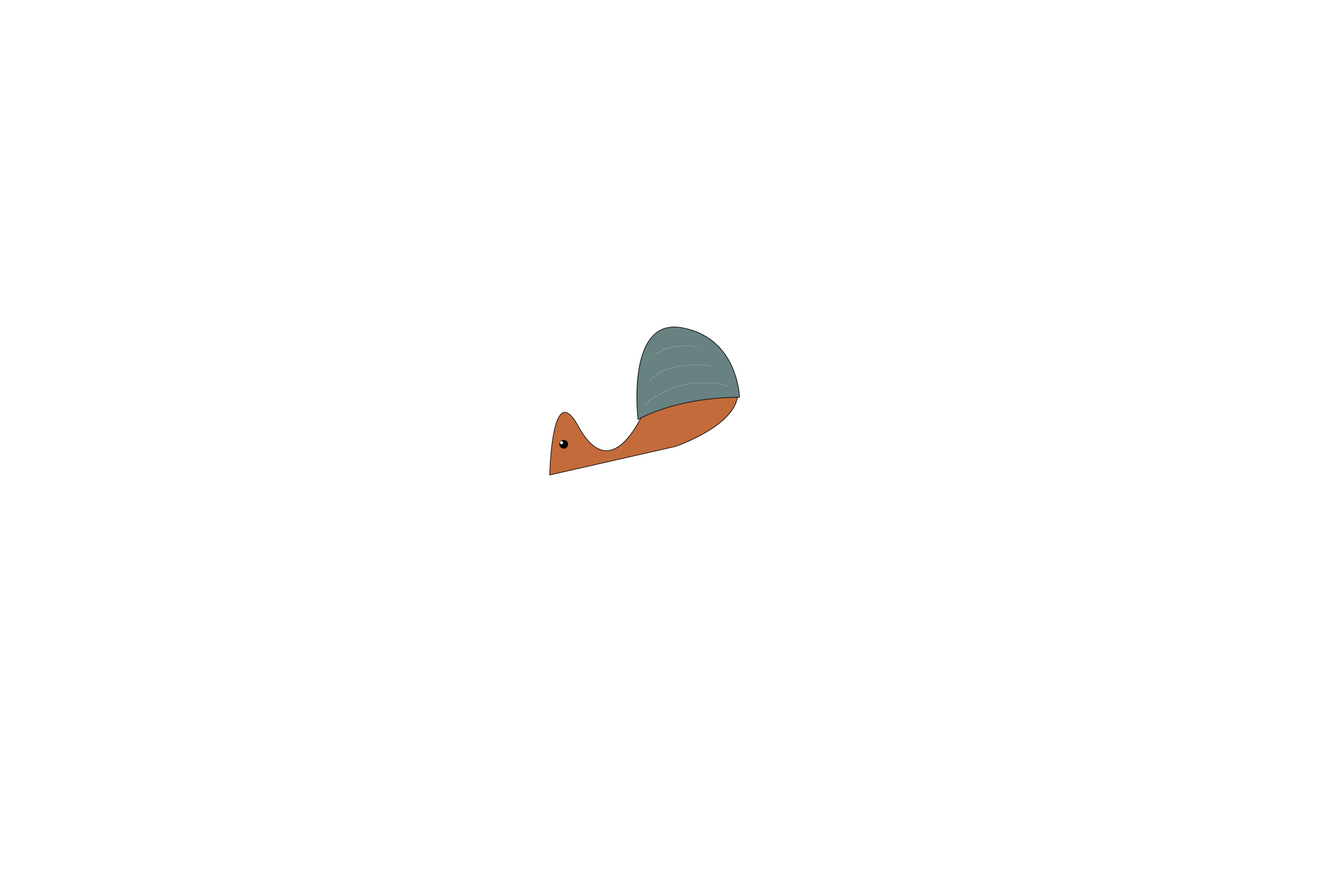
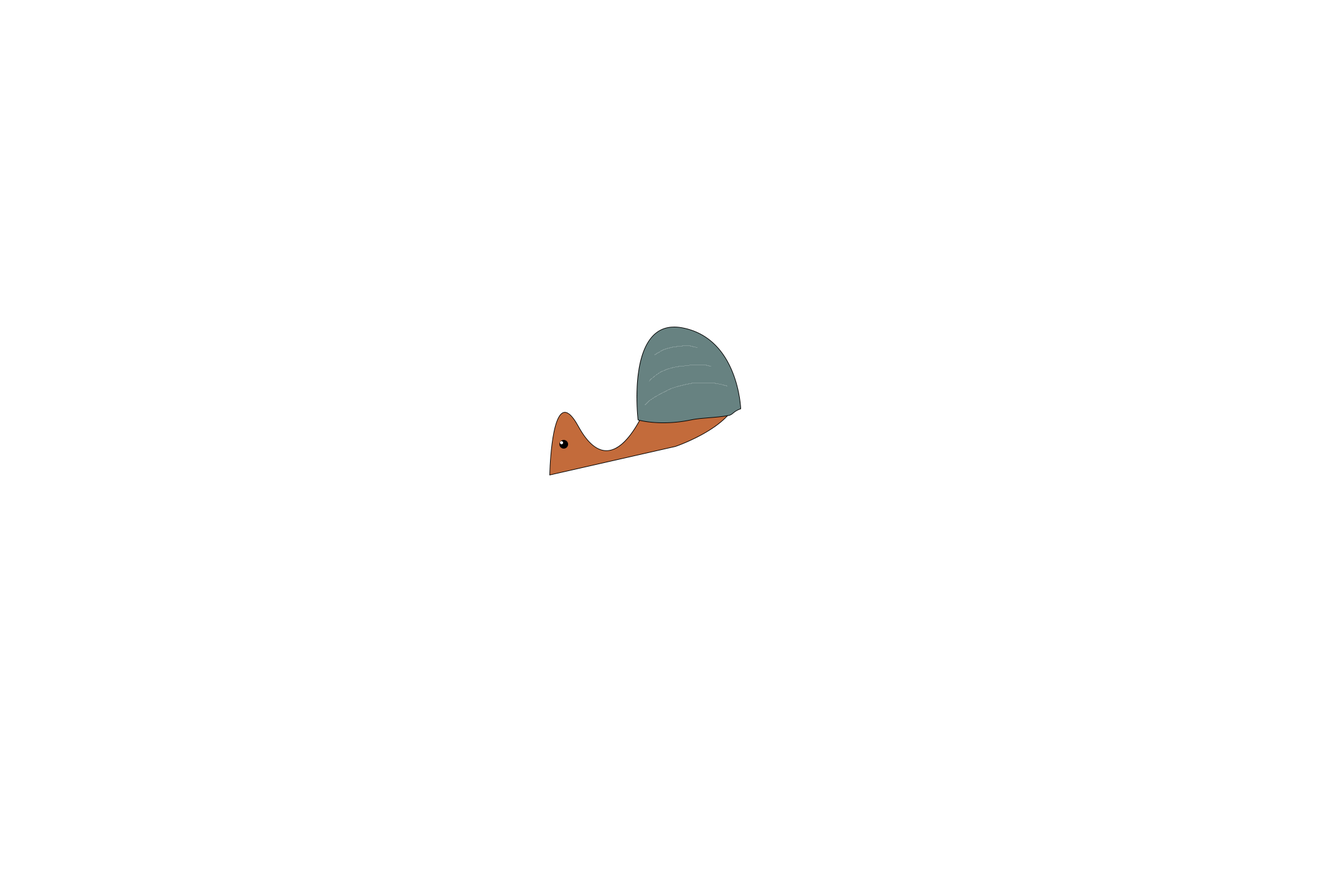
Layers edited between the first and the second 1344 × 896 image:
painted on "Shape 2" over [636, 327, 741, 423]
